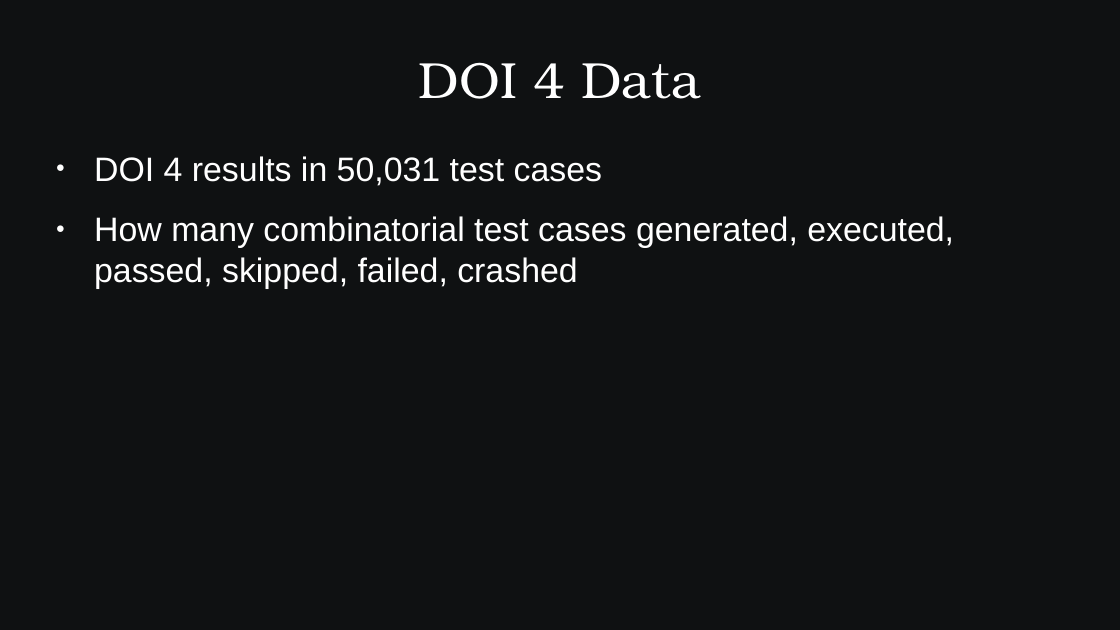
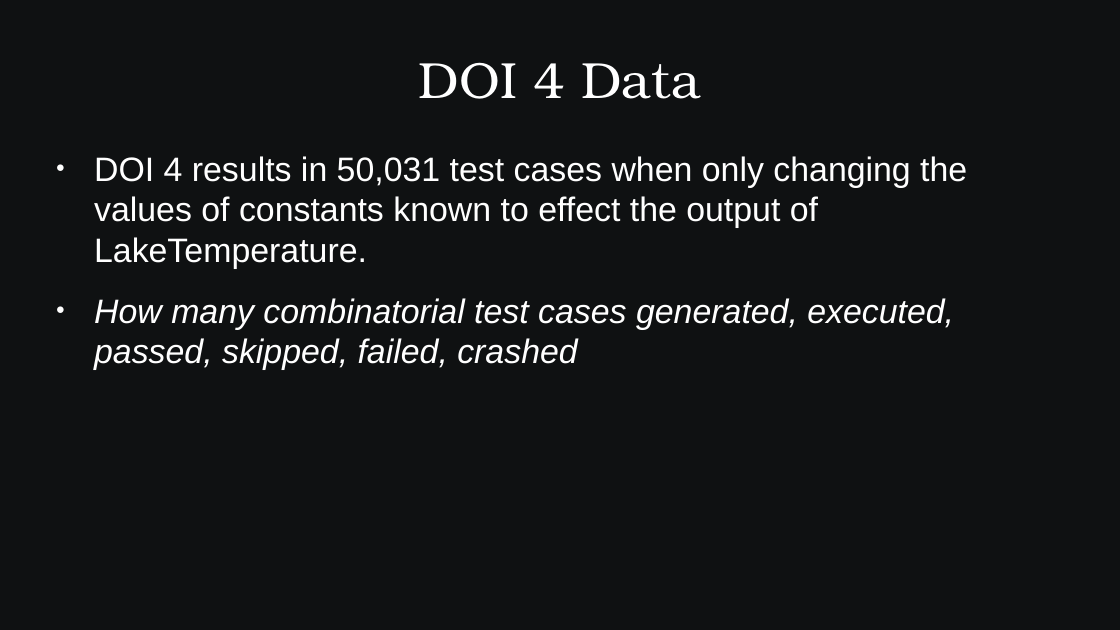
Before and after one commit to SamAllen06/lake_temp_work, a slide deck: slide 8 of documentation/for_collaborators/AnalysisOverview.pptx. Drawn at 1120x630 pixels with LibreOffice and Linux fonts; fonts in the diff are those of the drawing. Boxes give left, top, right and bottom in pixels: in the first picture for what was removed or moved away, otherwise in the second. Text is boxed around its words. In the diff, an @@ line names an element or a change of style, - is before the commit and + after.

```diff
--- a/documentation/for_collaborators/AnalysisOverview.pptx
+++ b/documentation/for_collaborators/AnalysisOverview.pptx
@@ text at (x1=94, y1=156, x2=967, y2=269): text changed @@
-● DOI 4 results in 50,031 test cases
+● DOI 4 results in 50,031 test cases when only changing the values of constants known to effect the output of LakeTemperature.
@@ text at (x1=94, y1=298, x2=954, y2=370): italic on in "How many combinatorial test cases generated, executed, ..." @@
```
Also in this commit, not shown: 8 other slides changed, 5 slides added, 1 slide removed, 1 other file.
